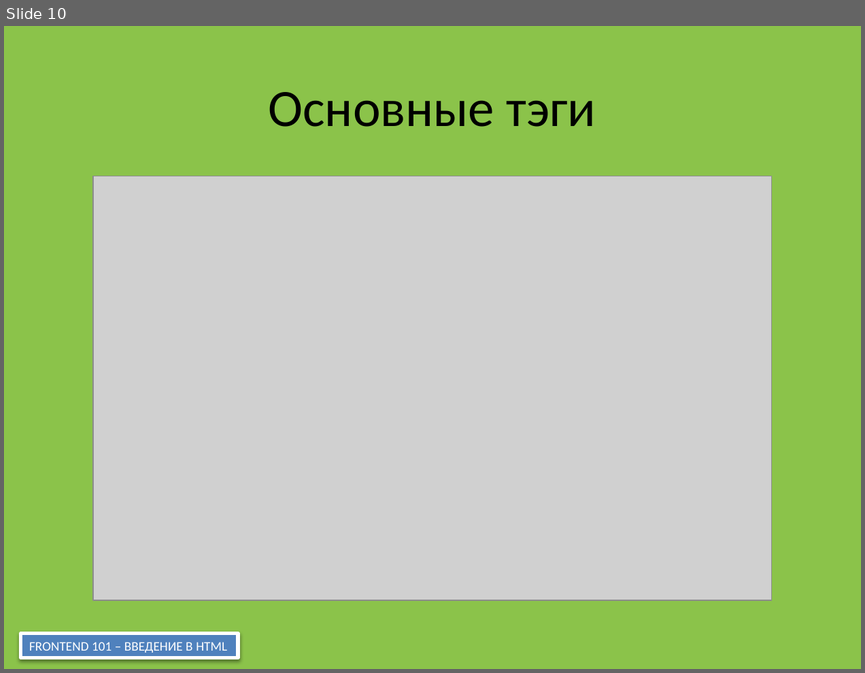
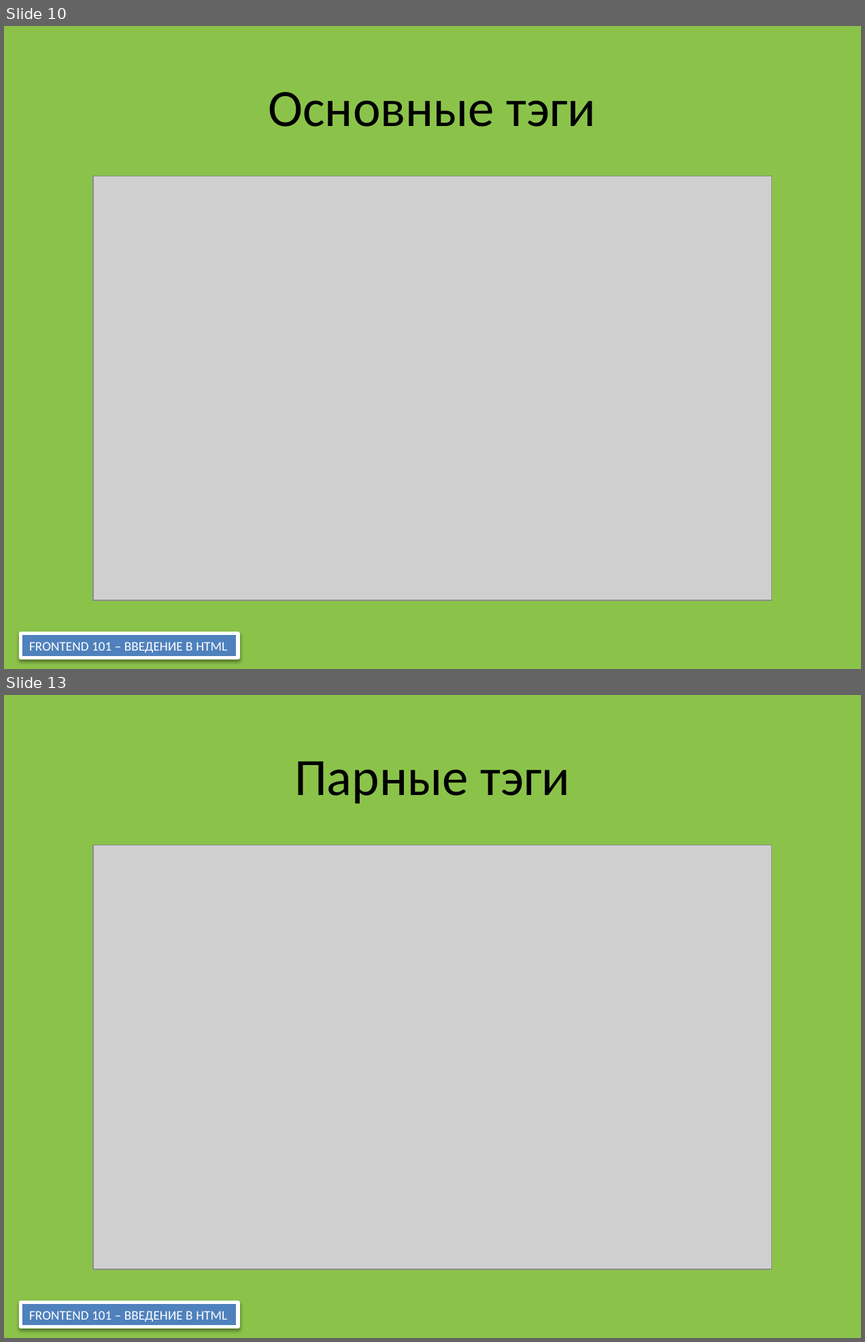
Before and after one commit to fedyashev/course-frontend-group-2, a slide deck: 00-presentation/Frontend 101.pptx. Shown one above the other, each under a label of ours: slide 10 before the commit, slides 10 and 13 after it; the slides between them are not shown. The pictures are 865x673 and 865x1342 pixels, drawn with LibreOffice and Linux fonts; fonts in the diff are those of the drawing; grey boxes stand for pictures. Boxes give left, top, right and bottom in pixels: in the first picture for what was removed or moved away, otherwise in the second. Text is boxed around its words. In the diff, an @@ line names an element or a change of style, - is before the commit and + after.

```diff
--- a/00-presentation/Frontend 101.pptx
+++ b/00-presentation/Frontend 101.pptx
@@ slide 13 added at (x1=4, y1=695, x2=861, y2=1338), background #8BC34A @@
@@ title added at (x1=294, y1=761, x2=570, y2=804), 44 pt, text #000000 @@
+Парные тэги
@@ picture added at (x1=93, y1=845, x2=772, y2=1269) @@
@@ rectangle added at (x1=21, y1=1302, x2=238, y2=1327), fill #4F81BD, outline #FFFFFF 3 pt, 11 pt, text #FFFFFF @@
+FRONTEND 101 – ВВЕДЕНИЕ В HTML
```
Also in this commit, not shown: 1 slide changed, 3 other slides added, 5 other files.
